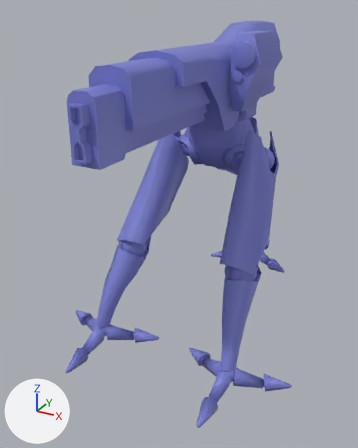
The FBX model Assets/Models/Sniper_Final.fbx, before and after one commit.
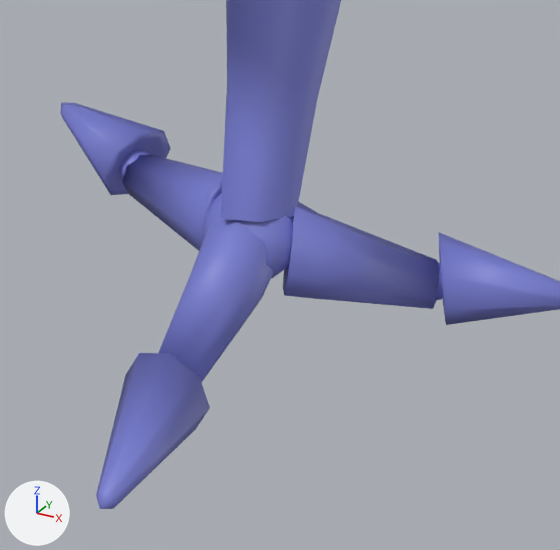
The first picture shows the older version from a camera (50 mm lens) standing at (0.0461, -0.0992, 0.0719) and looking at (-0.0051, -0.0061, 0.0253). The close-ups show both versions on the part from 50% to 80% of the width and 73% to 97% of the height of that picture; other places that the commit changed are outside them. Lighting does not change. The marker at lower left points along +X, +Y and +Z. Where no turn or scale is listed for an object, it has been applied to the vertices. Vertices at the same position are counted once.

The first close-up shows 'Sniper2_Untextured:shin_L_geo', 'Sniper2_Untextured:toe1_knuckle_geo', 'Sniper2_Untextured:toe1_main_geo', 'Sniper2_Untextured:toe2_knuckle_geo', 'Sniper2_Untextured:toe2_main_geo', 'Sniper2_Untextured:toe2_tip_geo', 'Sniper2_Untextured:toe3_knuckle_geo', 'Sniper2_Untextured:toe3_main_geo', 'Sniper2_Untextured:toe3_tip_geo'.
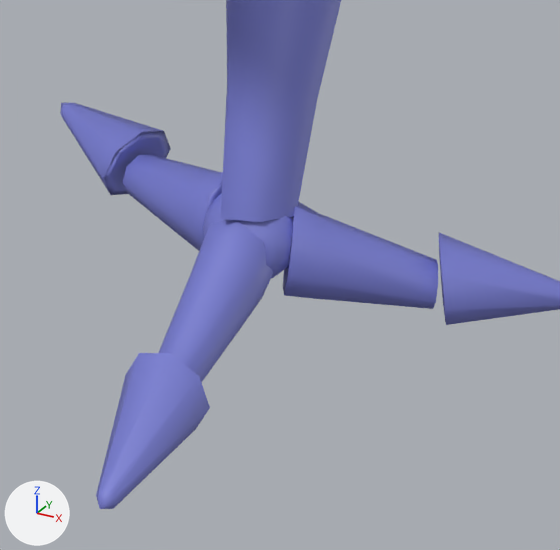
Where the newer file only moved an object's origin or applied its transform, the numbers keep the older frame.

What differs and where, as boxes [x1, y1, x2, y2] in the close-ups (560 x 550 px):
'Sniper2_Untextured:toe1_main_geo', shading changed: [110, 353, 210, 448] in both
'Sniper2_Untextured:toe3_knuckle_geo', deleted: before [119, 149, 150, 178]
'Sniper2_Untextured:toe2_knuckle_geo', deleted: before [436, 262, 444, 301]
part 2 of me_mesh_006, shading changed: [158, 220, 273, 383] in both
part 3 of me_mesh_001, shading changed: [122, 155, 223, 251] in both
part 4 of me_mesh_004, shading changed: [283, 202, 438, 309] in both

What changed in the scene script:
```text
Change me_mesh_007:
    where me_mesh_007.from_pydata(...)  # 26 vertices, 24 faces; spans x -0.00178..0.00178, y -0.00326..0.00252, z -0.00193..0.00162
    used by ob_sniper2_untextured_toe1_main_geo; location = (0.01569, -0.03375, 0.00135)
    me_mesh_007 part 1: its shading normals changed
Change me_mesh_006:
    where me_mesh_006.from_pydata(...)  # 42 vertices, 40 faces; spans x -0.00158..0.00158, y -0.00309..0.00304, z -0.00117..0.00335
    used by ob_sniper2_untextured_toe1_knuckle_geo; location = (0.01568, -0.02788, 0.00147)
    me_mesh_006 part 2: edges marked sharp go from 0 to 16
Change me_mesh_001:
    where me_mesh_001.from_pydata(...)  # 42 vertices, 40 faces; spans x -0.00313..0.00325, y -0.00261..0.00214, z -0.00128..0.00345
    used by ob_sniper2_untextured_toe3_main_geo; location = (0.01196, -0.02184, 0.00159)
    me_mesh_001 part 3: edges marked sharp go from 0 to 16
Change me_mesh_004:
    where me_mesh_004.from_pydata(...)  # 42 vertices, 40 faces; spans x -0.00325..0.00315, y -0.00262..0.00205, z -0.00116..0.00334
    used by ob_sniper2_untextured_toe2_main_geo; location = (0.01983, -0.02208, 0.00146)
    me_mesh_004 part 4: edges marked sharp go from 0 to 16
Remove ob_sniper2_untextured_toe2_knuckle_geo:
    ob_sniper2_untextured_toe2_knuckle_geo = bpy.data.objects.new('Sniper2_Untextured:toe2_knuckle_geo', me_mesh_003)
    ob_sniper2_untextured_toe2_knuckle_geo.location = (0.02257, -0.02082, 0.00133)
Remove ob_sniper2_untextured_toe3_knuckle_geo:
    ob_sniper2_untextured_toe3_knuckle_geo = bpy.data.objects.new('Sniper2_Untextured:toe3_knuckle_geo', me_mesh)
    ob_sniper2_untextured_toe3_knuckle_geo.location = (0.00901, -0.02044, 0.00153)
```
